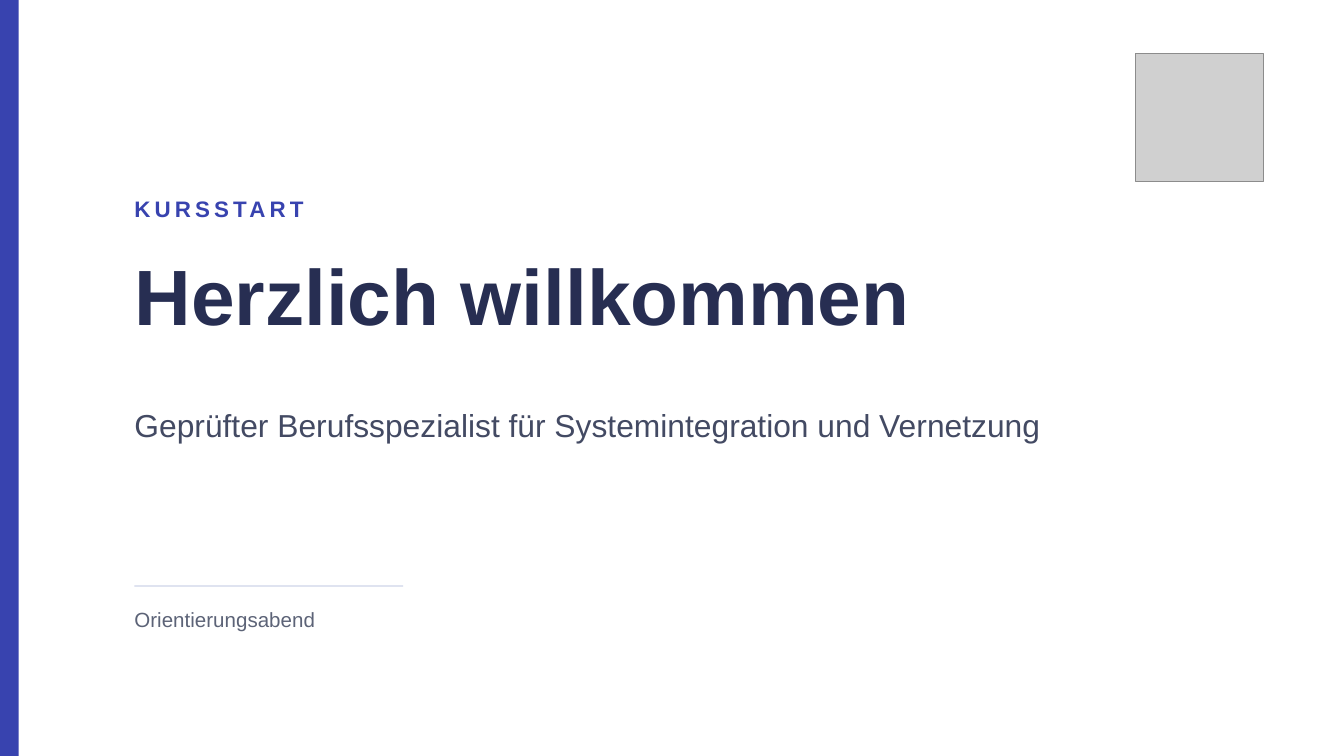
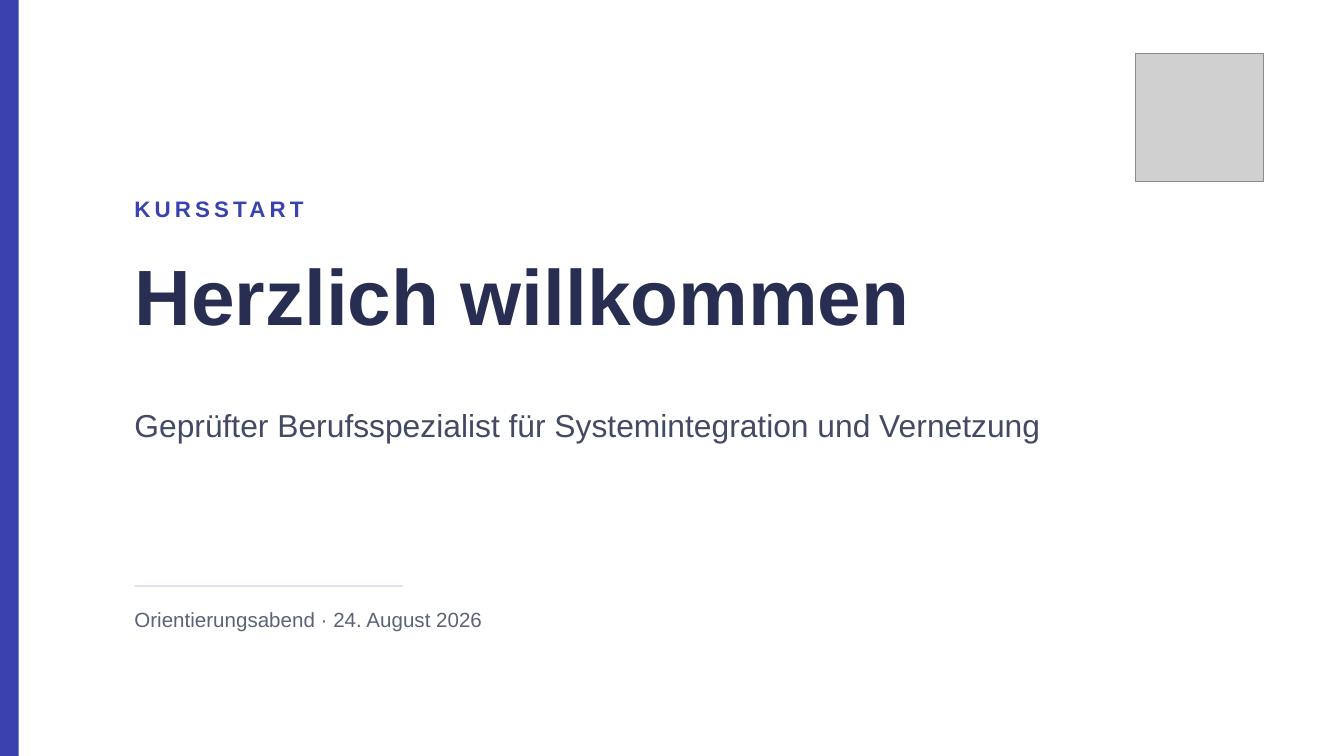
Before and after one commit to JacobMenge/kurs-unterlagen, a slide deck: slide 1 of folien/dist/00-orientierung.pptx. Drawn at 1344x756 pixels with LibreOffice and Linux fonts; fonts in the diff are those of the drawing; grey boxes stand for pictures. Boxes give left, top, right and bottom in pixels: in the first picture for what was removed or moved away, otherwise in the second. Text is boxed around its words. In the diff, an @@ line names an element or a change of style, - is before the commit and + after.

```diff
--- a/folien/dist/00-orientierung.pptx
+++ b/folien/dist/00-orientierung.pptx
@@ text at box(134, 612, 482, 631): text changed @@
-Orientierungsabend
+Orientierungsabend · 24. August 2026
```
Also in this commit, not shown: 3 other slides changed, 1 other file.
